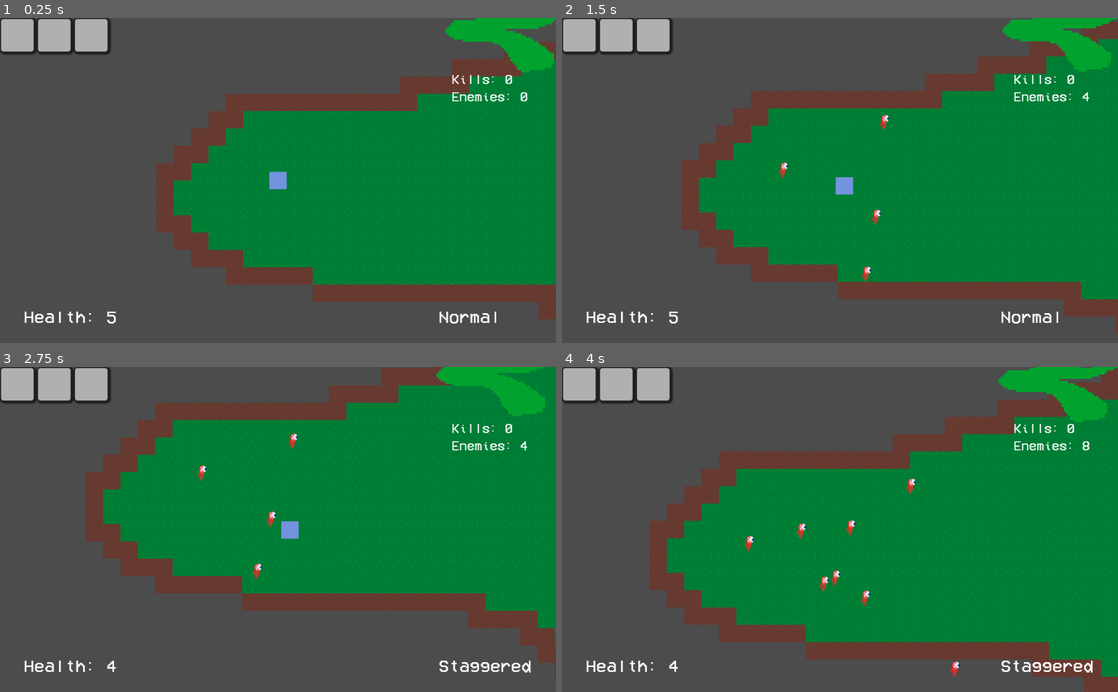
Above: before the commit, frames 1-4 (two rows, left to right).
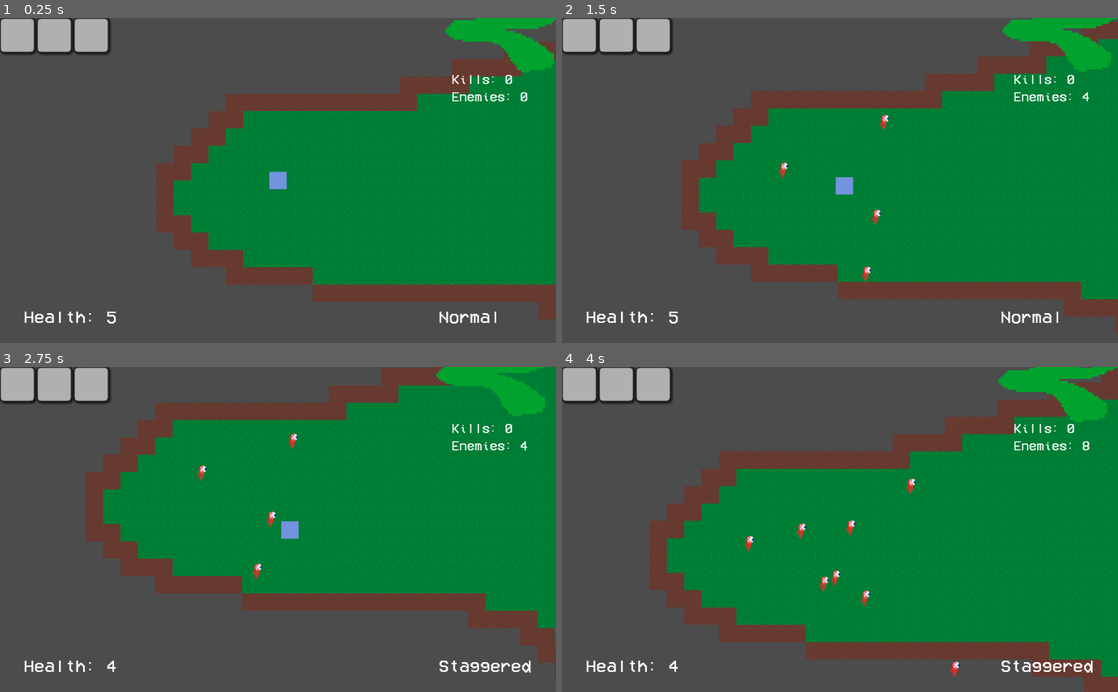
Above: after the commit, the same moments.

Repository: ESJ-Game-Dev-Club/waiver
Game: Godot game, scene res://main.tscn
Two runs of this game, one before a commit and one after it. Both use one fixed random seed, a clock stepped at 60 frames per second and the inputs below.
Inputs (mouse positions are in pixels of both pictures, inside the frame that each line leads up to):
- Up to frame 1 (0.25 s): no input
- Up to frame 2 (1.5 s): tap Enter (ui_accept) at 0.5, 0.77 s; move the mouse to (962, 164) at 0.52 s; press the mouse at (962, 164) at 0.53 s; hold D (move_right) 0.53-1.28 s; move the mouse to (728, 196) at 1.27 s; release the mouse at (728, 196) at 1.28 s; hold S (move_down) from 1.28 s (still down); right-click (728, 196) at 1.35 s
- Up to frame 3 (2.75 s): tap Enter (ui_accept) at 1.52 s; move the mouse to (333, 458) at 2.02 s; release S (move_down) at 2.03 s; press the mouse at (333, 458) at 2.03 s; hold D (move_right) from 2.03 s (still down)
- Up to frame 4 (4 s): move the mouse to (812, 594) at 2.77 s; release D (move_right) at 2.78 s; release the mouse at (812, 594) at 2.78 s; hold W (move_up) 2.78-3.53 s; right-click (812, 594) at 2.85 s; tap Enter (ui_accept) at 3.02, 3.77 s; move the mouse to (1006, 578) at 3.52 s; press the mouse at (1006, 578) at 3.53 s; hold A (move_left) from 3.53 s (still down)

The runs differ from the first frame. In frame 1, 0.1% of the frame differs, in the area x 0-20%, y 0-11%; in frame 2, 0.1%; in frame 3, 0.1%, in the area x 0-51%, y 0-51%; in frame 4, 0.1%.

Commit message:
fix window scaling minimap issue

Diff:
--- a/project.godot
+++ b/project.godot
@@ -63,6 +63,11 @@
 [autoload]
 
 Global="*res://global.tscn"
+
+[display]
+
+window/stretch/mode="viewport"
+window/stretch/aspect="expand"
 
 [gui]
 
@@ -137,4 +142,5 @@
 [rendering]
 
 quality/driver/driver_name="GLES2"
+2d/snapping/use_gpu_pixel_snap=true
 environment/default_environment="res://default_env.tres"
--- a/ui/minimap.gd
+++ b/ui/minimap.gd
@@ -22,7 +22,7 @@
 		var color = cell_colors[id]
 		var cells = get_cells(tilemap, id)
 		for cell in cells:
-			draw_rect(Rect2(((cell - tilemap_offset) * zoom + Vector2(OS.get_real_window_size().x - 200, 0)), Vector2.ONE * zoom), color)
+			draw_rect(Rect2(((cell - tilemap_offset) * zoom + Vector2(get_viewport().size.x - 200, 0)), Vector2.ONE * zoom), color)
 
 
 func _process(delta):
